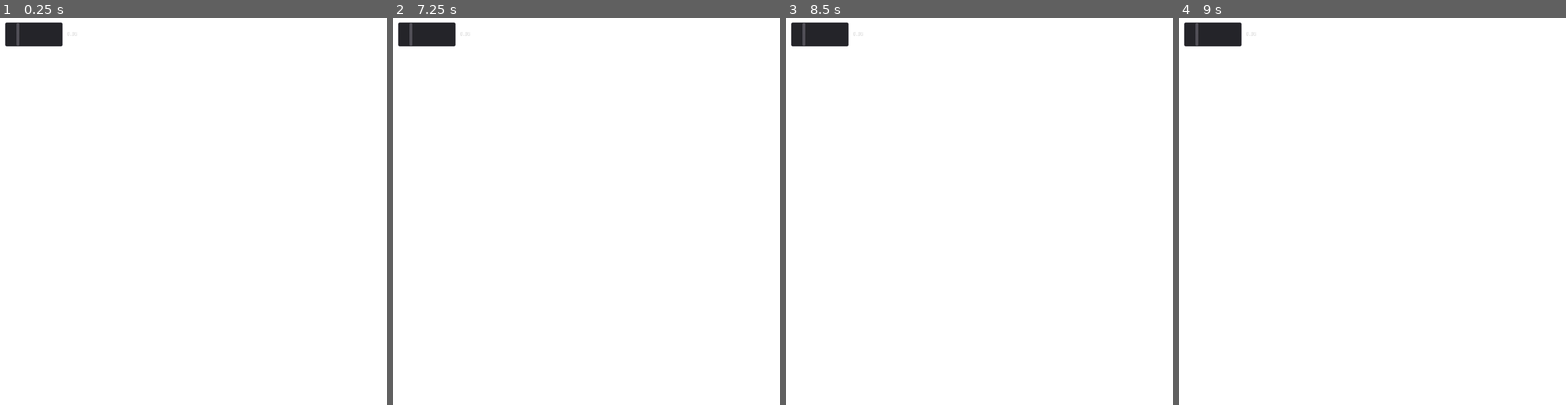
Above: before the commit, frames 1-4 (left to right).
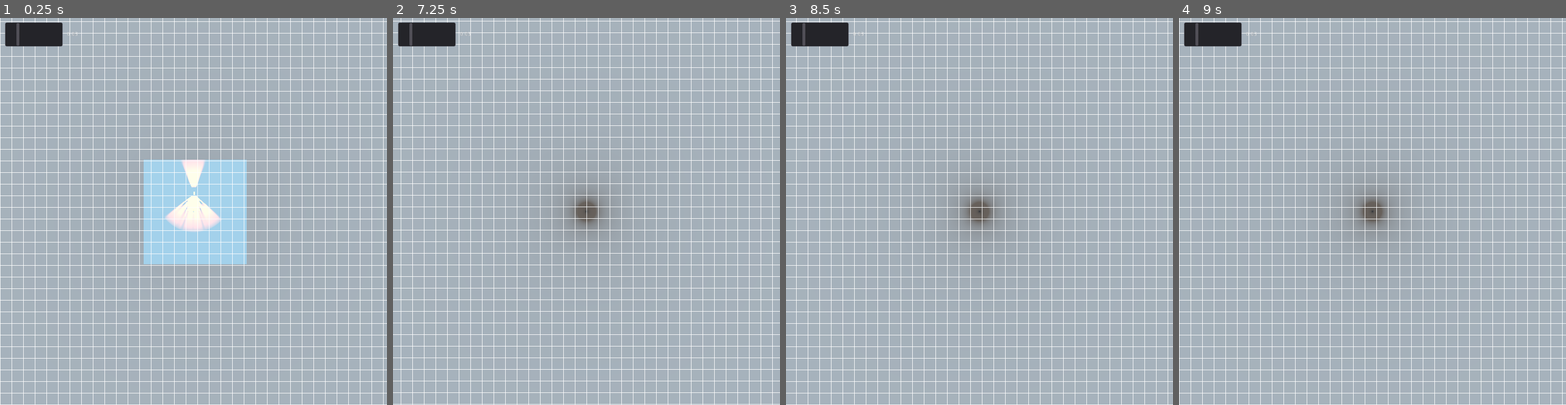
Above: after the commit, the same moments.

Repository: EpEpDragon/Project-Almond
Game: Godot game, scene res://Scenes/Spatial.tscn
Two runs of this game, one before a commit and one after it. Both use one fixed random seed, a clock stepped at 60 frames per second and the inputs below.
Inputs:
- Up to frame 1 (0.25 s): no input
- Up to frame 2 (7.25 s): tap Enter at 0.5, 3.5, 5.75 s; hold D (right) 0.53-1.28 s; hold Keypad 2 (camBackward) 0.53-1.28 s; hold S (backward) 1.28-2.03 s; tap Keypad 5 (camDown) at 1.35 s; tap Space at 2, 5, 6.5 s; hold D (right) 2.03-2.78 s; hold Keypad 8 (camForward) 2.03-2.78 s; hold W (forward) 2.78-3.53 s; tap Keypad 4 (camLeft) at 2.85 s; hold Keypad 6 (camRight) 3.53-4.28 s; hold A (left) 3.53-5.03 s; tap Keypad 0 (camUp) at 4.35 s; hold S (backward) 5.03-5.78 s; tap C (change_camera) at 5.1 s; hold D (right) 5.78-6.53 s; tap Keypad 2 (camBackward) at 5.85 s; hold W (forward) from 6.53 s (still down); hold Keypad 5 (camDown) from 6.53 s (still down)
- Up to frame 3 (8.5 s): release W (forward) at 7.28 s; release Keypad 5 (camDown) at 7.28 s; hold D (right) 7.28-8.03 s; tap Keypad 8 (camForward) at 7.35 s; hold S (backward) from 8.03 s (still down); hold Keypad 4 (camLeft) from 8.03 s (still down)
- Up to frame 4 (9 s): release S (backward) at 8.78 s; release Keypad 4 (camLeft) at 8.78 s; hold A (left) from 8.78 s (still down); tap Keypad 6 (camRight) at 8.85 s

The runs differ from the first frame. In frame 1, 90% of the frame differs, in the area x 0-100%, y 0-100%; in frame 2, 91%; in frame 3, 91%; in frame 4, 91%.
Error before the commit: Invalid set index 'current' (on base: 'null instance') with value of type 'bool'. (res://Scripts/Alm_bearer.gd:24)
Error after the commit: Invalid get index 'current' (on base: 'null instance'). (res://Scripts/Alm_bearer.gd:24)

Commit message:
Grid shits with ortho camera
Grid shifting properly with ortho camera, all zoom levels.

Diff:
--- a/Pixelatorifier/Pixel_Canvas_Setup.gd
+++ b/Pixelatorifier/Pixel_Canvas_Setup.gd
@@ -3,9 +3,11 @@
 var pixel_clamp
 var screen_size
 var cam_perspective
+var ortho_size
 
 func _ready():
-	cam_perspective = get_tree().get_root().get_node("Spatial/Player")
+	cam_perspective = get_tree().get_root().get_node("Spatial/Orthogonal")
+	ortho_size = get_tree().get_root().get_node("Spatial/Orthogonal").size
 
 func _process(delta):
 	margin_right = get_viewport_rect().size.x
@@ -13,6 +15,6 @@
 
 	screen_size = get_viewport_rect().size
 	pixel_clamp = get_child(0).value
-	self.get_material().set_shader_param("pos", Vector2(cam_perspective.translation.x, cam_perspective.translation.z))
+	self.get_material().set_shader_param("pos", Vector2(cam_perspective.translation.x, cam_perspective.translation.z)/ortho_size)
 	self.get_material().set_shader_param("aspect_ratio", screen_size.x/screen_size.y)
 	self.get_material().set_shader_param("pixel_clamp", pixel_clamp)
--- a/Pixelatorifier/Pixel_Grid.shader
+++ b/Pixelatorifier/Pixel_Grid.shader
@@ -12,12 +12,15 @@
 	vec2 offset = mod(pos, vec2(x,y));
 	vec2 uv = SCREEN_UV;
 
-	vec2 muv = mod(uv, vec2(x, y));
 
+	//-mod(uv,vec2(x,y))
 	COLOR.rgb = textureLod(SCREEN_TEXTURE,uv,0).rgb;
 
-	uv -= offset*10f;
-	muv = mod(uv, vec2(x, y));
+
+	uv.y -= offset.y;
+	uv.x += offset.x;
+
+	vec2 muv = mod(uv, vec2(x, y));
 	if (muv.x <= 0.001 || muv.y <= 0.001)
 		COLOR.rgb = vec3(1,1,1);
 }
--- a/Pixelatorifier/Pixel_Material.tres
+++ b/Pixelatorifier/Pixel_Material.tres
@@ -1,6 +1,6 @@
 [gd_resource type="ShaderMaterial" load_steps=2 format=2]
 
-[ext_resource path="res://Pixelatorifier/Pixel_Shader.tres" type="Shader" id=1]
+[ext_resource path="res://Pixelatorifier/Pixel_Grid.shader" type="Shader" id=1]
 
 [resource]
 shader = ExtResource( 1 )
--- a/Pixelatorifier/Pixel_Shader.tres
+++ b/Pixelatorifier/Pixel_Shader.tres
@@ -14,7 +14,7 @@
 	vec2 offset = mod(pos, vec2(x,y));
 
 	vec2 uv = SCREEN_UV;
-	uv -= offset*10f;
+	uv -= offset; //FIX SHIFT AMOUNT
 	uv -= mod(uv, vec2(x,y));
 
 	COLOR.rgb = textureLod(SCREEN_TEXTURE,uv,0.0).rgb;
--- a/Scenes/Spatial.tscn
+++ b/Scenes/Spatial.tscn
@@ -1,6 +1,6 @@
 [gd_scene load_steps=14 format=2]
 
-[ext_resource path="res://Scenes/Perspective.gd" type="Script" id=1]
+[ext_resource path="res://Scripts/Perspective.gd" type="Script" id=1]
 [ext_resource path="res://Scripts/Alm_bearer.gd" type="Script" id=2]
 [ext_resource path="res://Meshes/Player/Alm_bearer.obj" type="ArrayMesh" id=3]
 [ext_resource path="res://Meshes/World/Monolith_large.obj" type="ArrayMesh" id=4]
@@ -31,24 +31,26 @@
 [node name="Spatial" type="Spatial"]
 
 [node name="Perspective" type="Camera" parent="."]
-transform = Transform( 1, 0, 0, 0, 0.492295, 0.870429, 0, -0.870429, 0.492295, 0, 19.9207, 0 )
+transform = Transform( 1, 0, 0, 0, 0.577793, 0.816183, 0, -0.816183, 0.577793, 0, 41.9546, 0 )
 current = true
 far = 256.7
 script = ExtResource( 1 )
 
+[node name="Orthogonal" type="Camera" parent="."]
+transform = Transform( 1, 0, 0, 0, -4.37114e-008, 1, 0, -1, -4.37114e-008, 0, 5.71651, 0 )
+projection = 1
+current = true
+size = 696.27
+far = 947.1
+script = ExtResource( 1 )
+
 [node name="Player" type="RigidBody" parent="."]
-transform = Transform( 1, 0, 0, 0, 1, 0, 0, 0, 1, 0, 1.04993, 0 )
+transform = Transform( 1, 0, 0, 0, 1, 0, 0, 0, 1, 0, 1.32597, 0 )
+axis_lock_linear_y = true
 axis_lock_angular_x = true
 axis_lock_angular_y = true
 axis_lock_angular_z = true
 script = ExtResource( 2 )
-
-[node name="Orthogonal" type="Camera" parent="Player"]
-transform = Transform( 1, 0, 0, 0, 0.642788, 0.766044, 0, -0.766044, 0.642788, 0, 41.0974, 32.6239 )
-projection = 1
-current = true
-size = 60.0
-far = 947.1
 
 [node name="CollisionShape" type="CollisionShape" parent="Player"]
 transform = Transform( 1, 0, 0, 0, 0.784921, 0, 0, 0, 1.00974, 0, -0.160047, -0.714077 )
@@ -106,7 +108,6 @@
 material/0 = null
 
 [node name="Floor" type="StaticBody" parent="."]
-editor/display_folded = true
 transform = Transform( 1.85116, 0, 0, 0, 1, 0, 0, 0, 1.87907, 3.37737, 0, 0.657561 )
 
 [node name="MeshInstance" type="MeshInstance" parent="Floor"]
--- a/Scripts/Alm_bearer.gd
+++ b/Scripts/Alm_bearer.gd
@@ -1,6 +1,7 @@
 extends RigidBody
 
-const MOVE_SPEED = 10
+const MOVE_SPEED = 0.1
+const SNAP = 1
 var ortho
 var persp
 
Renamed: Scenes/Perspective.gd -> Scripts/Perspective.gd
